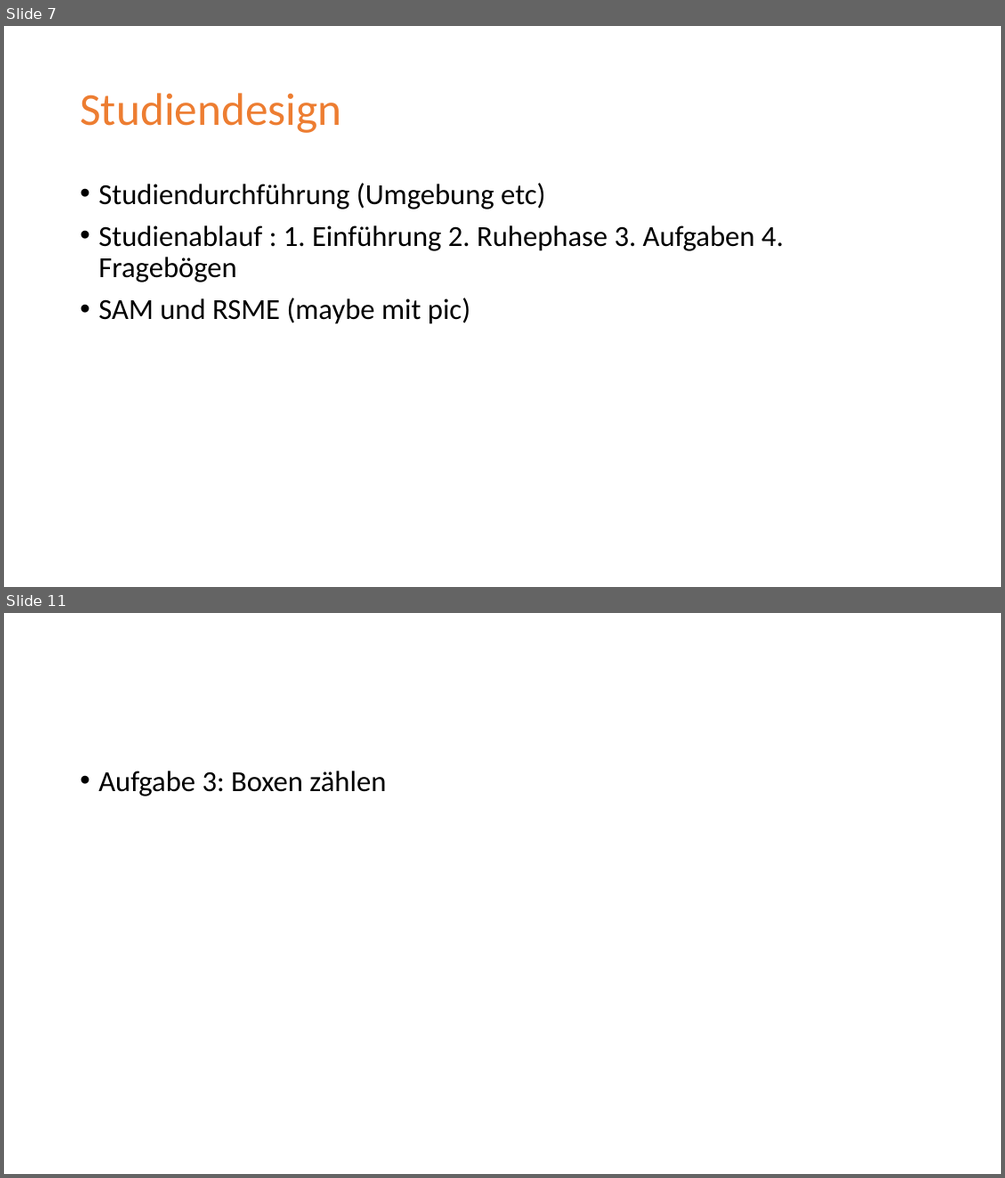
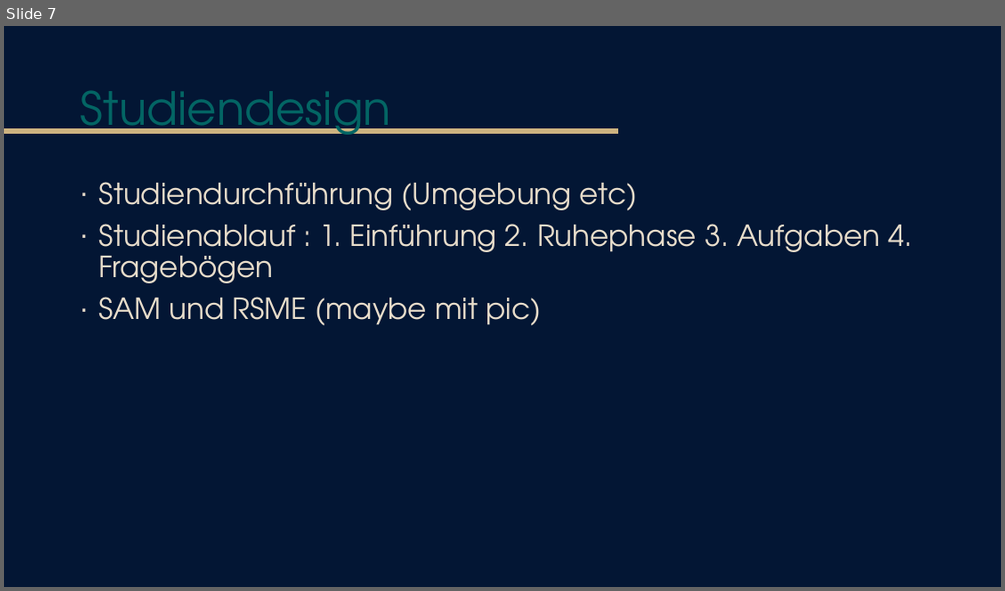
Before and after one commit to tlahmann/mci-af, a slide deck: presentation/Resync Studie.pptx. Shown one above the other, each under a label of ours: slides 7 and 11 before the commit, slide 7 after it; the slides between them are not shown. The pictures are 1005x1178 and 1005x591 pixels, drawn with LibreOffice and Linux fonts; fonts in the diff are those of the drawing. Boxes give left, top, right and bottom in pixels: in the first picture for what was removed or moved away, otherwise in the second. Text is boxed around its words. In the diff, an @@ line names an element or a change of style, - is before the commit and + after.

Commit message:
Fiddle with the design

```diff
--- a/presentation/Resync Studie.pptx
+++ b/presentation/Resync Studie.pptx
@@ slide 11 removed at bbox=[4, 613, 1001, 1174], background #FFFFFF @@
@@ text removed at bbox=[98, 771, 386, 796] @@
-• Aufgabe 3: Boxen zählen
@@ slide 7 changed as well @@
@@ background #FFFFFF to #031634 @@
@@ title "Studiendesign" at bbox=[80, 90, 391, 135]: font Calibri to TeX Gyre Adventor, text colour #ED7D31 to #036564 @@
@@ line added from (4, 131) to (618, 131), #CDB380 4.5 pt @@
@@ text "Studiendurchführung (Umgebung etc)" at bbox=[98, 182, 913, 325]: font Calibri to TeX Gyre Adventor, text colour #000000 to #E8DDCB; bullet • to ∙ @@
```
Also in this commit, not shown: 11 other slides changed, 3 slides added, 3 other slides removed.
